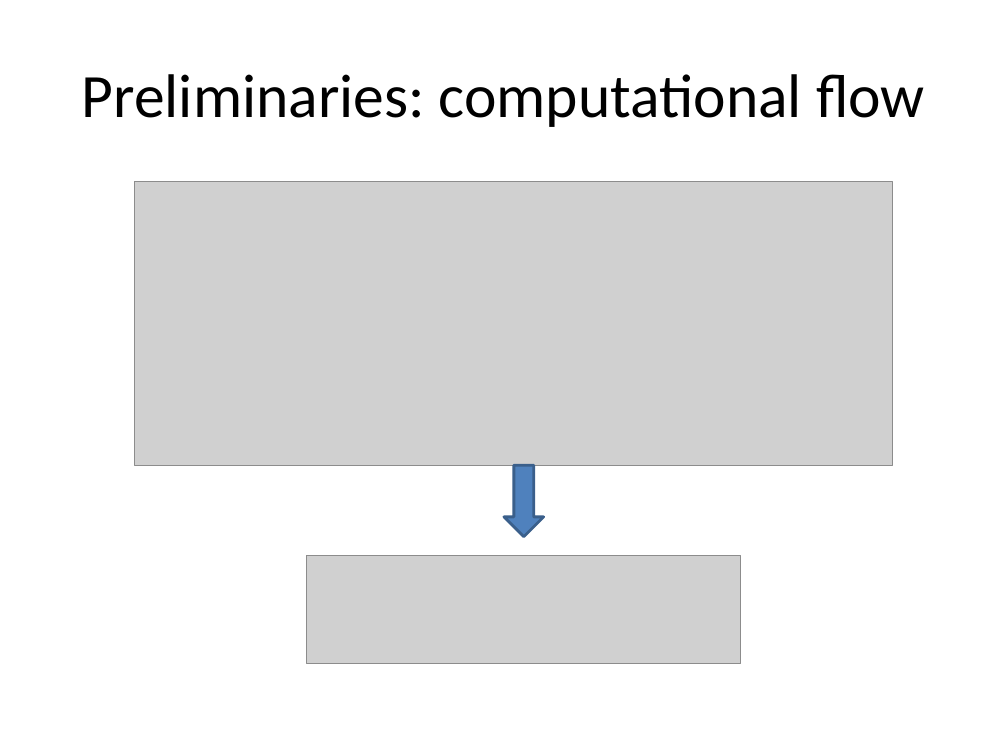
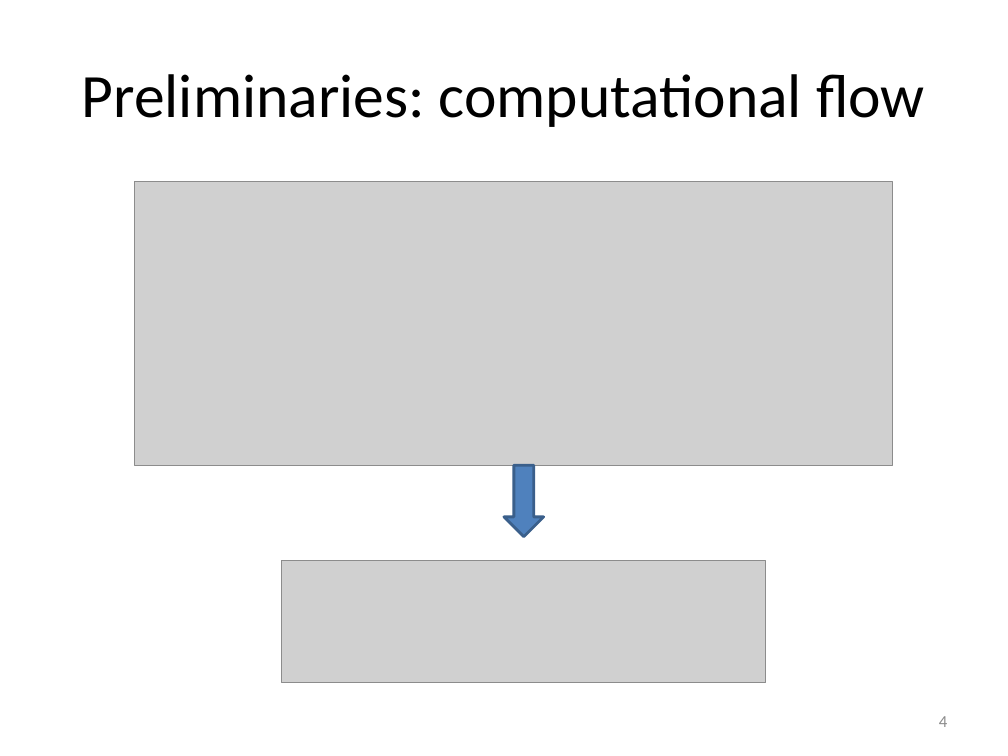
Before and after one commit to flame-stream/Papers, a slide deck: slide 4 of 2018/invalidation/slides.pptx (slide 3 before the commit). Drawn at 1008x756 pixels with LibreOffice and Linux fonts; fonts in the diff are those of the drawing; grey boxes stand for pictures. Boxes give left, top, right and bottom in pixels: in the first picture for what was removed or moved away, otherwise in the second. Text is boxed around its words. In the diff, an @@ line names an element or a change of style, - is before the commit and + after.

```diff
--- a/2018/invalidation/slides.pptx
+++ b/2018/invalidation/slides.pptx
@@ picture: place and size @@
-picture at <box>307,555,741,663</box>
+picture at <box>281,560,765,682</box>
@@ page number added at <box>939,716,947,727</box>, 12 pt, text #8C8C8C @@
+4
```
Also in this commit, not shown: 18 other slides changed, 1 slide added.
